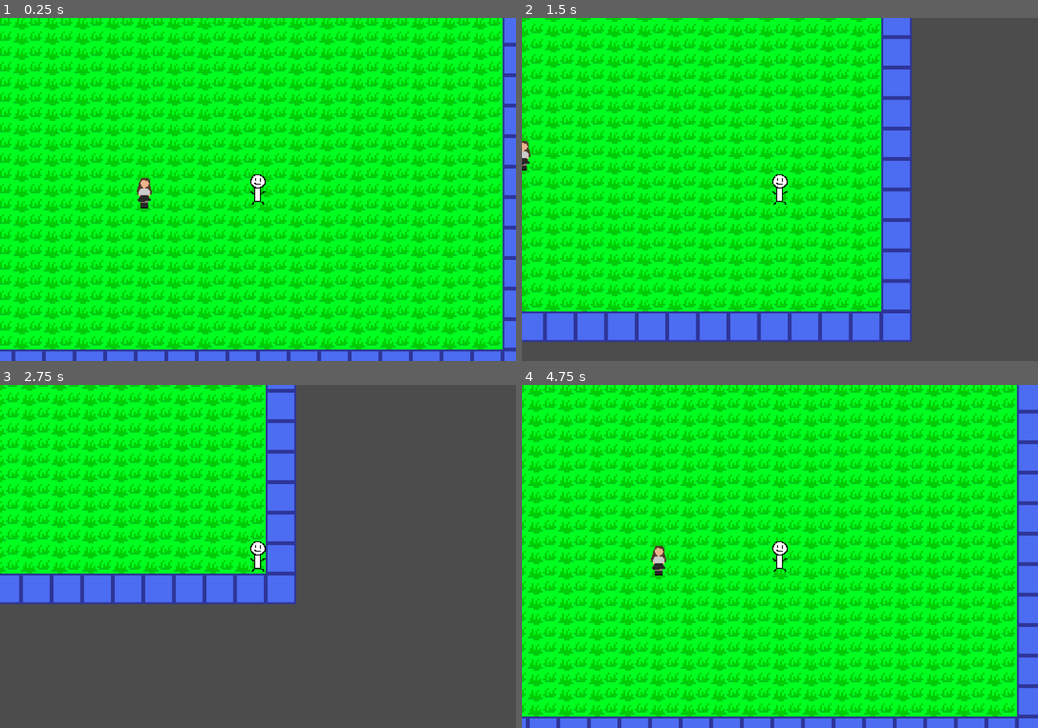
Above: before the commit, frames 1-4 (two rows, left to right).
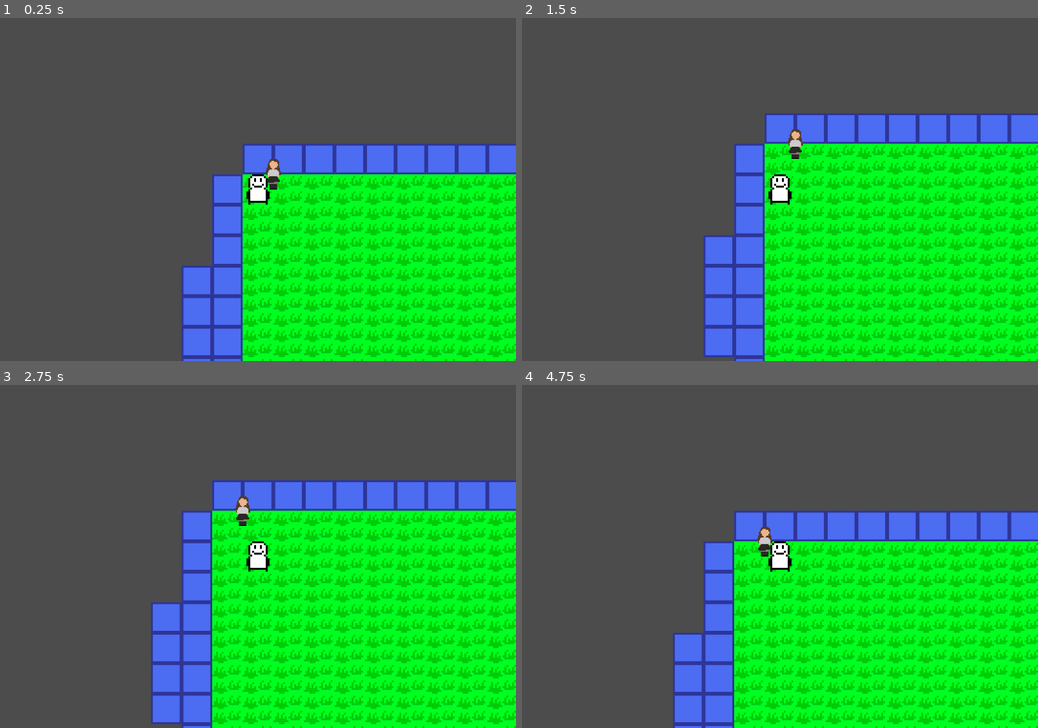
Above: after the commit, the same moments.

Repository: catsolutions1/bilometer
Game: Godot game, scene res://scenes/world.tscn
Same seed, same stepped clock (60 frames per second), same inputs: the game is played once before the commit and once after it.
Inputs:
- Up to frame 1 (0.25 s): no input
- Up to frame 2 (1.5 s): hold Right (ui_right) 0.53-1.28 s; hold Down (ui_down) from 1.28 s (still down)
- Up to frame 3 (2.75 s): release Down (ui_down) at 2.03 s; hold Right (ui_right) from 2.03 s (still down)
- Up to frame 4 (4.75 s): release Right (ui_right) at 2.78 s; hold Up (ui_up) 2.78-3.53 s; hold Left (ui_left) from 3.53 s (still down)

The runs differ from the first frame. In frame 1, 87% of the frame differs, in the area x 0-100%, y 0-100%; in frame 2, 84%; in frame 3, 76%; in frame 4, 87%.

Commit message:
grid based movement

Diff:
--- a/scenes/background.tscn
+++ b/scenes/background.tscn
@@ -1,6 +1,6 @@
 [gd_scene load_steps=3 format=2]
 
-[ext_resource path="res://assets/map/tiles/grass.png" type="Texture" id=1]
+[ext_resource path="res://art/map/tiles/grass.png" type="Texture" id=1]
 
 
 [sub_resource type="TileSet" id=2]
--- a/scenes/dialogue.tscn
+++ b/scenes/dialogue.tscn
@@ -1,6 +1,6 @@
 [gd_scene load_steps=2 format=2]
 
-[ext_resource path="res://assets/ui/dialogue_box.png" type="Texture" id=1]
+[ext_resource path="res://art/ui/dialogue_box.png" type="Texture" id=1]
 
 [node name="Dialogue" type="CanvasLayer"]
 
--- a/scenes/foreground.tscn
+++ b/scenes/foreground.tscn
@@ -1,6 +1,6 @@
 [gd_scene load_steps=4 format=2]
 
-[ext_resource path="res://assets/map/tiles/barrier.png" type="Texture" id=1]
+[ext_resource path="res://art/map/tiles/barrier.png" type="Texture" id=1]
 
 
 [sub_resource type="ConvexPolygonShape2D" id=2]
--- a/scenes/girlypop.tscn
+++ b/scenes/girlypop.tscn
@@ -1,7 +1,7 @@
 [gd_scene load_steps=5 format=2]
 
-[ext_resource path="res://assets/map/characters/girlypop_map_1.png" type="Texture" id=1]
-[ext_resource path="res://assets/map/characters/girlypop_map_0.png" type="Texture" id=2]
+[ext_resource path="res://art/map/characters/girlypop_map_1.png" type="Texture" id=1]
+[ext_resource path="res://art/map/characters/girlypop_map_0.png" type="Texture" id=2]
 [ext_resource path="res://scenes/npc.tscn" type="PackedScene" id=3]
 
 [sub_resource type="SpriteFrames" id=1]
--- a/scenes/npc.tscn
+++ b/scenes/npc.tscn
@@ -3,7 +3,7 @@
 [sub_resource type="RectangleShape2D" id=1]
 extents = Vector2( 8, 16 )
 
-[node name="NPC" type="KinematicBody2D"]
+[node name="NPC" type="StaticBody2D"]
 
 [node name="CollisionShape2D" type="CollisionShape2D" parent="."]
 scale = Vector2( 2, 2 )
--- a/scenes/player.tscn
+++ b/scenes/player.tscn
@@ -1,22 +1,22 @@
 [gd_scene load_steps=4 format=2]
 
-[ext_resource path="res://assets/map/characters/guy.png" type="Texture" id=1]
+[ext_resource path="res://art/map/characters/guy_map.png" type="Texture" id=1]
 [ext_resource path="res://scripts/player.gd" type="Script" id=2]
 
+[sub_resource type="RectangleShape2D" id=1]
+extents = Vector2( 8, 8 )
 
-[sub_resource type="RectangleShape2D" id=1]
-extents = Vector2( 8, 16 )
-
-[node name="Player" type="KinematicBody2D"]
+[node name="Player" type="Area2D"]
 script = ExtResource( 2 )
 
 [node name="Sprite" type="Sprite" parent="."]
-scale = Vector2( 2, 2 )
 texture = ExtResource( 1 )
 
 [node name="CollisionShape2D" type="CollisionShape2D" parent="."]
-scale = Vector2( 2, 2 )
 shape = SubResource( 1 )
 
 [node name="Camera2D" type="Camera2D" parent="."]
 current = true
+
+[node name="RayCast2D" type="RayCast2D" parent="."]
+cast_to = Vector2( 0, 9 )
--- a/scenes/world.tscn
+++ b/scenes/world.tscn
@@ -14,10 +14,10 @@
 }
 
 [node name="Player" parent="." instance=ExtResource( 3 )]
-position = Vector2( 576, 368 )
+scale = Vector2( 4, 4 )
 
 [node name="TileMap2" parent="." instance=ExtResource( 4 )]
 tile_data = PoolIntArray( -65536, 0, 0, -65535, 0, 0, -65534, 0, 0, -65533, 0, 0, -65532, 0, 0, -65531, 0, 0, -65530, 0 …(783 unchanged characters)…
 
 [node name="Girlypop" parent="." instance=ExtResource( 1 )]
-position = Vector2( 338, 376 )
+position = Vector2( 64, 0 )
--- a/scripts/player.gd
+++ b/scripts/player.gd
@@ -1,23 +1,23 @@
-extends KinematicBody2D
+extends Area2D
 
-export(int) var acceleration: int = 400
-
-var move_direction: Vector2 = Vector2.ZERO
-var velocity: Vector2 = Vector2.ZERO
+export(int) var tile_size: int = 64
+var inputs = {"ui_right": Vector2.RIGHT,
+			"ui_left": Vector2.LEFT,
+			"ui_up": Vector2.UP,
+			"ui_down": Vector2.DOWN}
+onready var ray = $RayCast2D
 
 func _ready():
-	pass
+	position = position.snapped(Vector2.ONE * tile_size)
+	position += Vector2.ONE * tile_size/2
 
-func _physics_process(_delta):
-	get_input()
-	move()
+func _unhandled_input(event):
+	for direction in inputs.keys():
+		if event.is_action_pressed(direction):
+			move(direction)
 
-func get_input() -> void:
-	move_direction = Vector2.ZERO
-	move_direction.x = Input.get_axis("ui_left", "ui_right")
-	move_direction.y = Input.get_axis("ui_up", "ui_down")
-
-func move() -> void:
-	move_direction = move_direction.normalized()
-	velocity = move_direction * acceleration
-	move_and_slide(velocity)
+func move(direction):
+	ray.cast_to = inputs[direction] * (tile_size / 8 + 1)
+	ray.force_raycast_update()
+	if !ray.is_colliding():
+		position += inputs[direction] * tile_size
Renamed: assets/map/characters/girlypop_map_0.png -> art/map/characters/girlypop_map_0.png
Not shown, changed: art/map/characters/girlypop_map_0.png.import
Renamed: assets/map/characters/girlypop_map_1.png -> art/map/characters/girlypop_map_1.png
Not shown, changed: art/map/characters/girlypop_map_1.png.import
Renamed: assets/map/characters/guy.png -> art/map/characters/guy.png
Not shown, changed: art/map/characters/guy.png.import
Binary file added: art/map/characters/guy_map.png
Not shown, added: art/map/characters/guy_map.png.import
Binary file added: art/map/characters/npc_1_map.png
Not shown, changed: art/map/characters/npc_1_map.png.import
Renamed: assets/map/tiles/barrier.png -> art/map/tiles/barrier.png
Not shown, changed: art/map/tiles/barrier.png.import
(and 13 more such lines)
